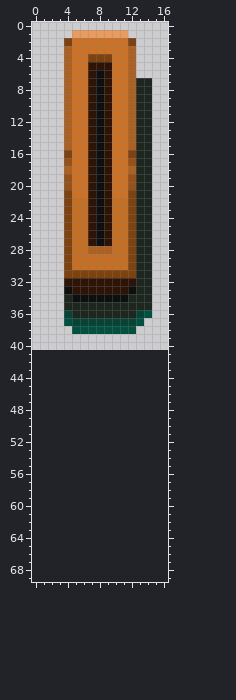
File history of a sprite sheet, Assets/Sprites/PrototypeSprites/RulletSprites/Pixel_Sprites/rullet_StopPanel_slider_ground.png. Above: the version before the commit.
The file is 17x43 pixels. Colours within 5 levels of each other are drawn and written as one. The old version is drawn lined up with the new one, on the new canvas.
Once edited:
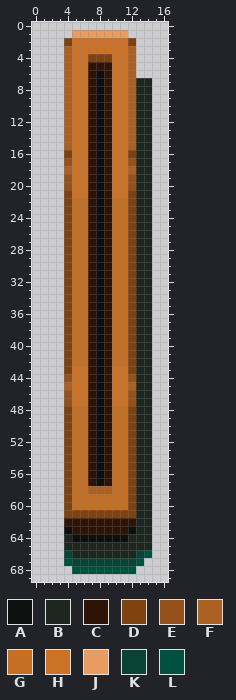
Palette (. is transparent): A #0e0f0f  B #1d271f  C #2e1407  D #7e4210  E #955119  F #ac6122  G #c56f25  H #cc7226  J #e89c60  K #094335  L #005140
Difference:
canvas 17x43 -> 17x70, the old top-left corner now at 0,-2 (the part of the old canvas that was cut away was empty and is not shown)
y 28: x 7..9 FFF -> CAC
y 29..30: x 7..9 GGG -> CAC
y 31: x 5..11 DDDDDDD -> GGCACGG
y 32: x 4..6 CCC -> DGG; x 8 C -> A; x 10..12 CCC -> GGD
y 33: x 4..6 ACC -> DGG; x 8 C -> A; x 10..12 CCA -> GGD
y 34: x 4..7 BAAA -> DGGC; x 9..12 AAAB -> CGGD
y 35: x 4..12 BBBBBBBBB -> DGGCACGGD
y 36: x 4..14 KBBBBBBBBKL -> DGGCACGGDBB
y 37: x 4..14 LKKKKKKKKL. -> DGGCACGGDBB
y 38: x 4..14 .LLLLLLLL.. -> DGGCACGGDBB
y 39..42: x 4..14 ........... -> DGGCACGGDBB
y 43: x 4..14 ........... -> DHHCACHHDBB
y 44: x 4..14 ........... -> EHHCACHHEBB
y 45: x 4..14 ........... -> FHHCACHHFBB
y 46..47: x 4..14 ........... -> EHHCACHHEBB
y 48..57: x 4..14 ........... -> DGGCACGGDBB
y 58: x 4..14 ........... -> DGGFFFGGDBB
y 59..60: x 4..14 ........... -> DGGGGGGGDBB
y 61: x 4..14 ........... -> DDDDDDDDDBB
y 62: x 4..14 ........... -> CCCCCCCCCBB
y 63: x 4..14 ........... -> ACCCCCCCABB
y 64: x 4..14 ........... -> BAAAAAAABBB
y 65: x 4..14 ........... -> BBBBBBBBBBB
y 66: x 4..14 ........... -> KBBBBBBBBKL
y 67: x 4..13 .......... -> LKKKKKKKKL
y 68: x 5..12 ........ -> LLLLLLLL
